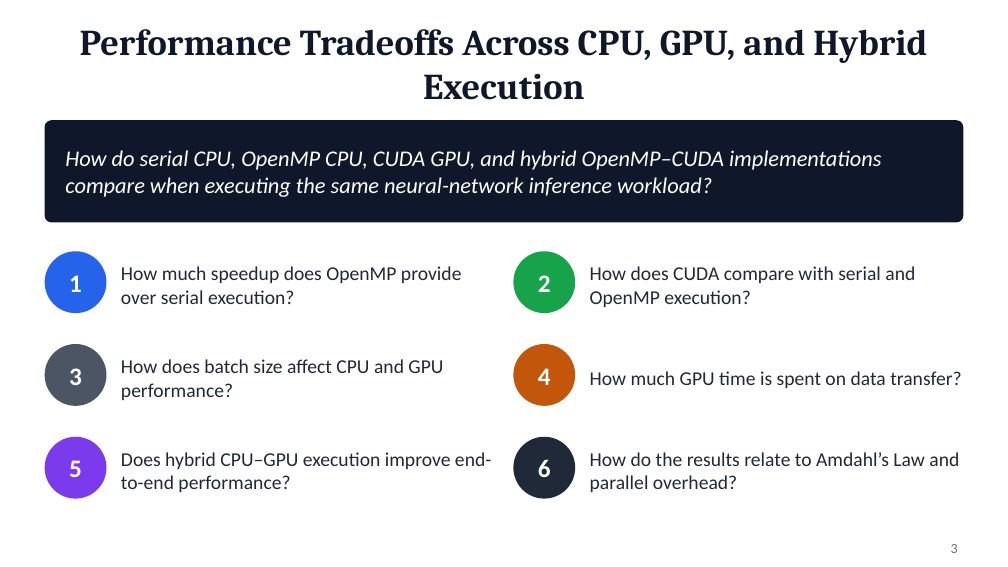
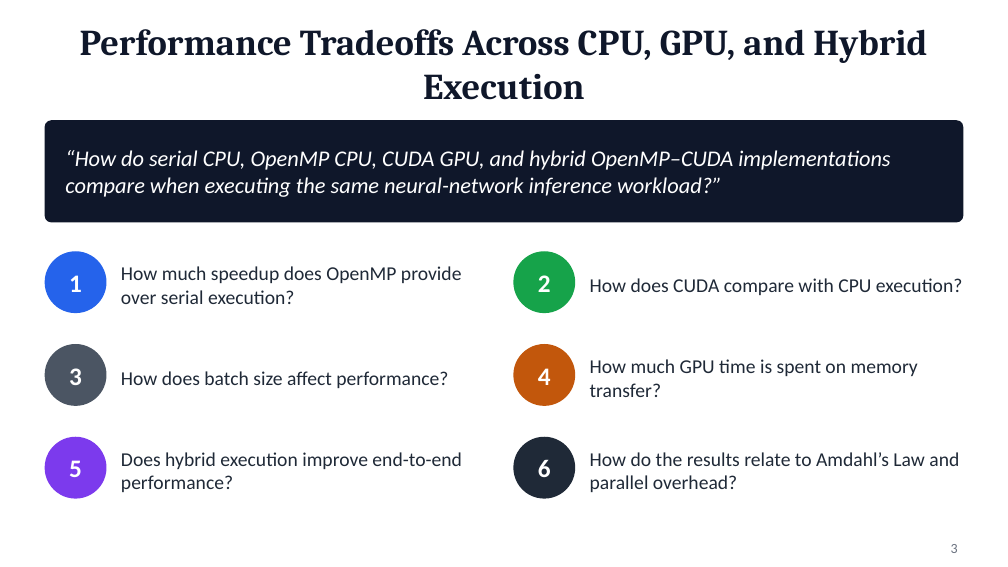
Before and after one commit to SUNNIHITHreddy-INDURU/cs259-hybrid-cpu-gpu-deep-learning, a slide deck: slide 3 of presentation/CS259_Hybrid_CPU_GPU_Induru.pptx. Drawn at 1008x567 pixels with LibreOffice and Linux fonts; fonts in the diff are those of the drawing. Boxes give left, top, right and bottom in pixels: in the first picture for what was removed or moved away, otherwise in the second. Text is boxed around its words. In the diff, an @@ line names an element or a change of style, - is before the commit and + after.

```diff
--- a/presentation/CS259_Hybrid_CPU_GPU_Induru.pptx
+++ b/presentation/CS259_Hybrid_CPU_GPU_Induru.pptx
@@ text at [65,150,890,197]: text changed @@
-How do serial CPU, OpenMP CPU, CUDA GPU, and hybrid OpenMP–CUDA implementations compare when executing the same neural-network inference workload?
+“How do serial CPU, OpenMP CPU, CUDA GPU, and hybrid OpenMP–CUDA implementations compare when executing the same neural-network inference workload?”
@@ text at [590,278,962,295]: text changed @@
-How does CUDA compare with serial and OpenMP execution?
+How does CUDA compare with CPU execution?
@@ text at [590,359,918,397]: text changed @@
-How much GPU time is spent on data transfer?
+How much GPU time is spent on memory transfer?
@@ text at [121,371,448,388]: text changed @@
-How does batch size affect CPU and GPU performance?
+How does batch size affect performance?
@@ text at [121,452,461,492]: text changed @@
-Does hybrid CPU–GPU execution improve end-to-end performance?
+Does hybrid execution improve end-to-end performance?
```
Also in this commit, not shown: 11 other slides changed, 5 slides added, 15 slides removed, 7 other files.
